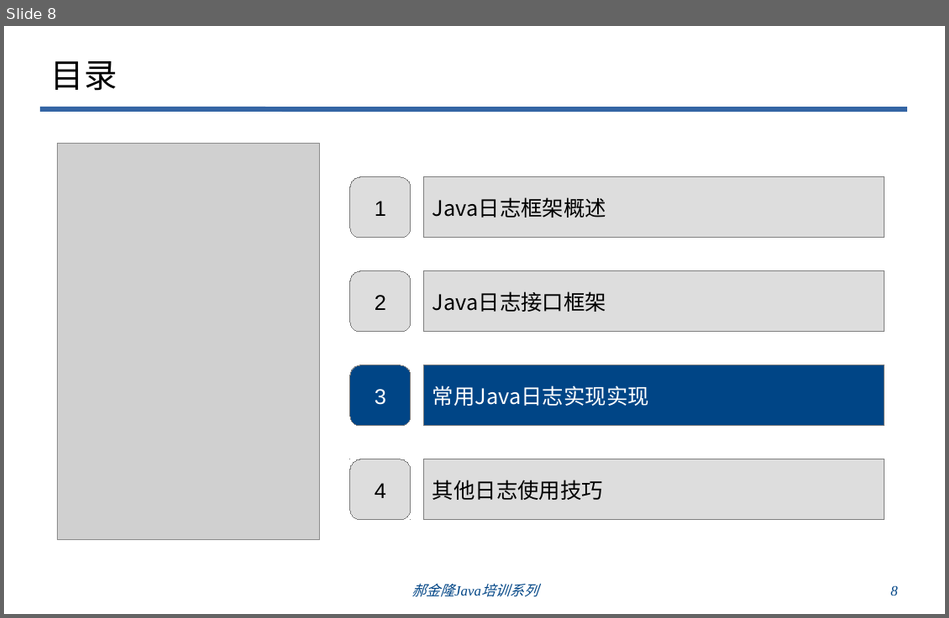
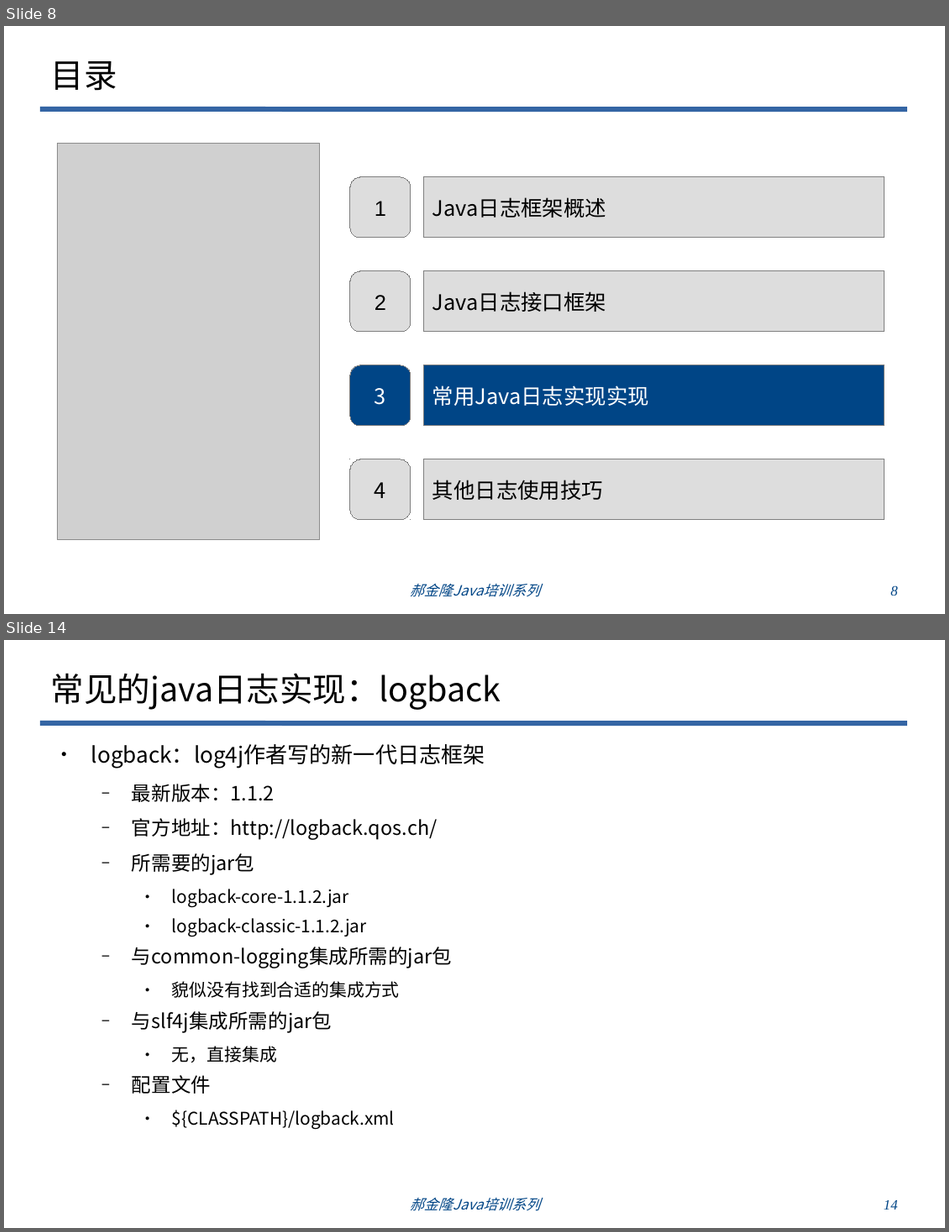
Before and after one commit to haojinlong/trainning, a slide deck: doc/odp/郝金隆Java编程技巧培训之一：Java日志框架.odp. Shown one above the other, each under a label of ours: slide 8 before the commit, slides 8 and 14 after it; the slides between them are not shown. The pictures are 949x618 and 949x1232 pixels, drawn with LibreOffice and Linux fonts; fonts in the diff are those of the drawing; grey boxes stand for pictures; background and template pictures are left out. Boxes give left, top, right and bottom in pixels: in the first picture for what was removed or moved away, otherwise in the second. Text is boxed around its words. In the diff, an @@ line names an element or a change of style, - is before the commit and + after.

```diff
--- a/doc/odp/郝金隆Java编程技巧培训之一：Java日志框架.odp
+++ b/doc/odp/郝金隆Java编程技巧培训之一：Java日志框架.odp
@@ slide 14 added at (4,640,945,1228), background #FFFFFF; not listed: 1 template element that a slide beside it also shows @@
@@ title added at (51,673,501,710), 28 pt, text #000000 @@
+常见的java日志实现：logback
@@ text added at (91,744,485,1130), 14.8 pt, text #000000 @@
+● logback：log4j作者写的新一代日志框架
+  − 最新版本：1.1.2
+  − 官方地址：http://logback.qos.ch/
+  − 所需要的jar包
+    ● logback-core-1.1.2.jar
+    ● logback-classic-1.1.2.jar
+  − 与common-logging集成所需的jar包
+    ● 貌似没有找到合适的集成方式
+  − 与slf4j集成所需的jar包
+    ● 无，直接集成
+  − 配置文件
+    ● ${CLASSPATH}/logback.xml
@@ text added at (410,1197,540,1211), 12 pt, text #004586, italic @@
+郝金隆Java培训系列
@@ page number added at (883,1200,898,1210), 12 pt, text #004586, italic @@
+14
@@ slide 8 changed as well @@
@@ rounded rectangle "3" at (351,366,411,427): font Arial to Noto Sans CJK SC @@
@@ freeform shape "4" at (351,459,411,520): font Arial to Noto Sans CJK SC @@
@@ text "郝金隆Java培训系列" at (410,583,540,597): font Times New Roman to Noto Sans CJK SC @@
```
Also in this commit, not shown: 7 other slides changed, 8 other slides added, 6 other files.
